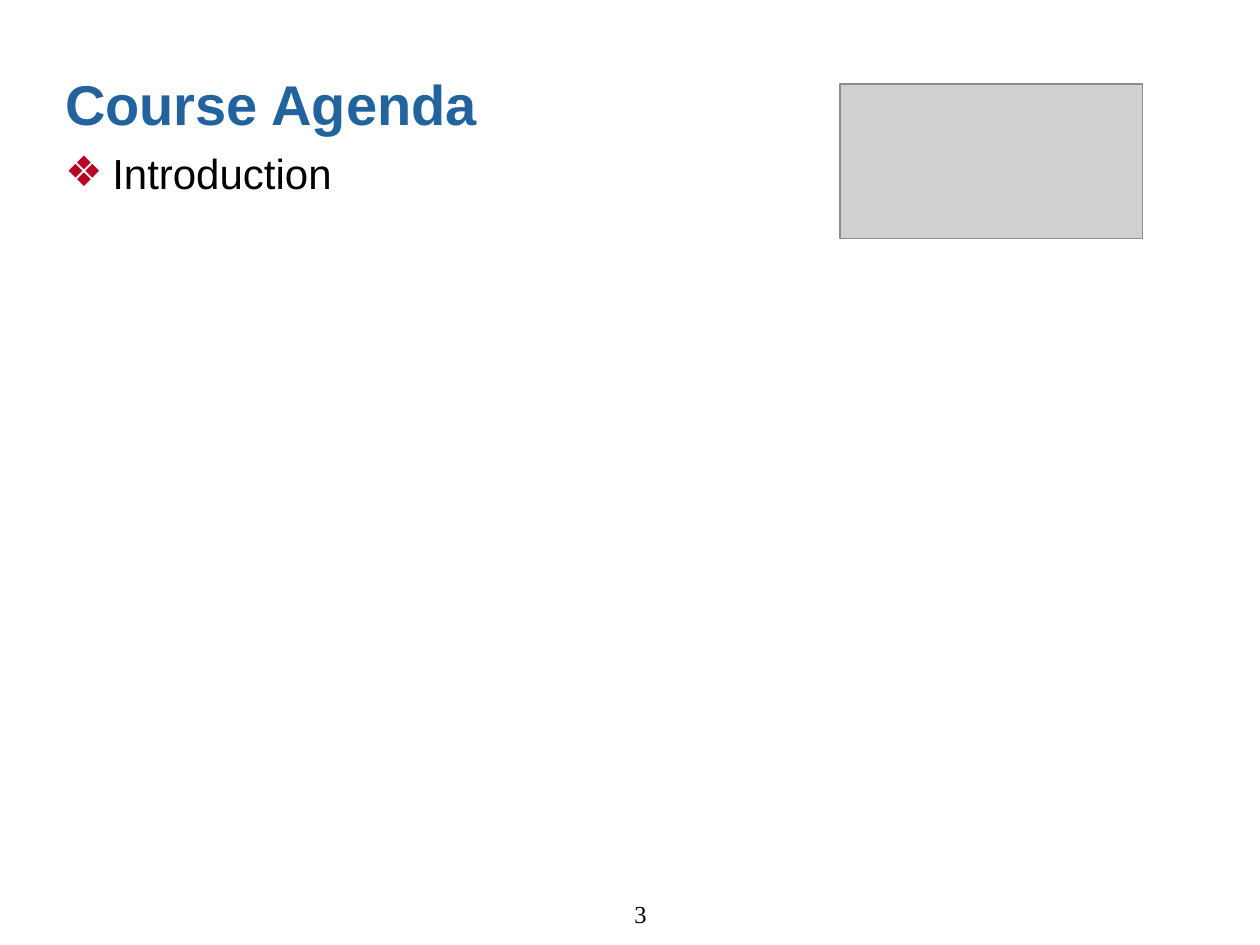
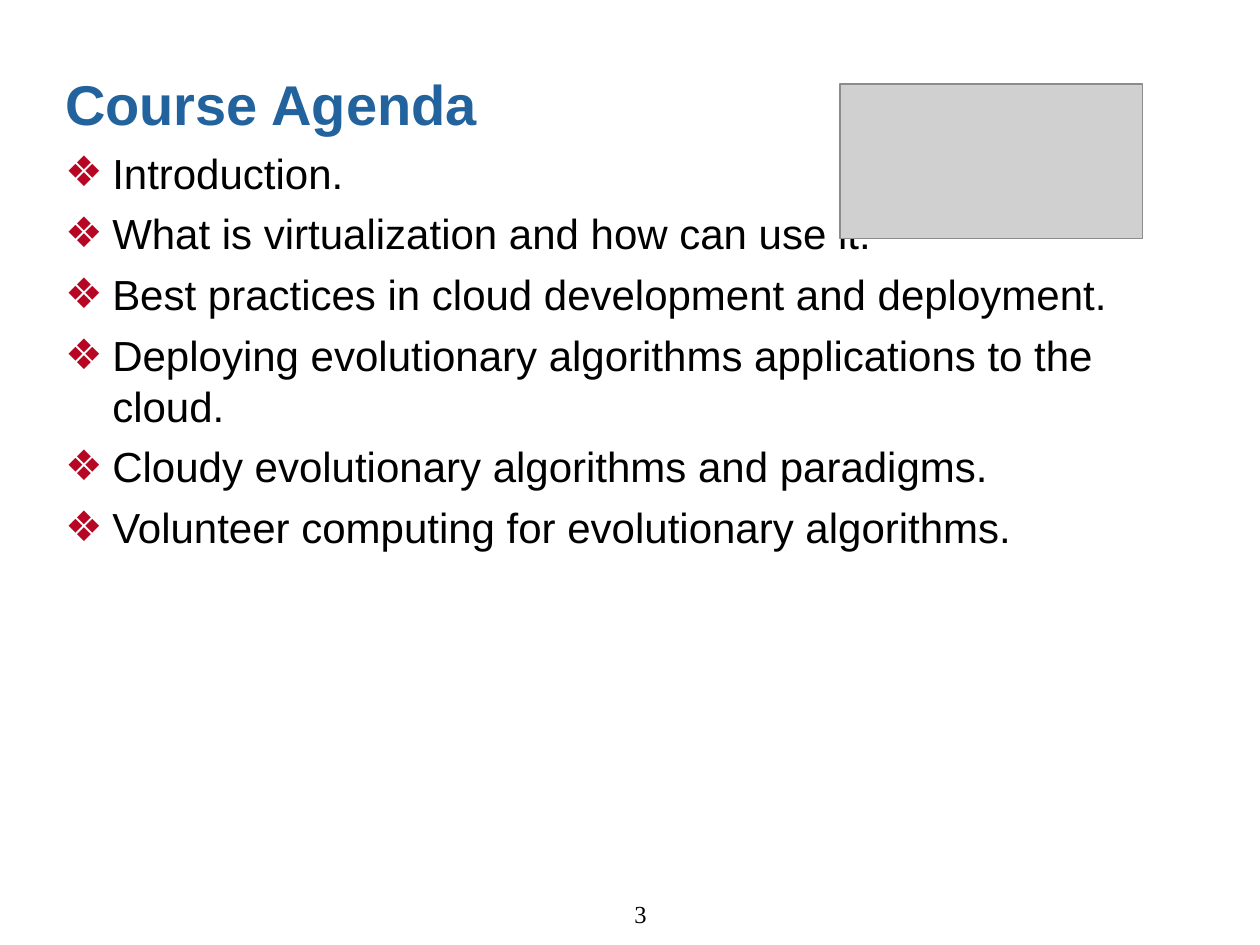
Before and after one commit to JJ/cloudy-ga, a slide deck: slide 3 of sample-slides.odp. Drawn at 1260x945 pixels with LibreOffice and Linux fonts; fonts in the diff are those of the drawing; grey boxes stand for pictures. Boxes give left, top, right and bottom in pixels: in the first picture for what was removed or moved away, otherwise in the second. Text is boxed around its words. In the diff, an @@ line names an element or a change of style, - is before the commit and + after.

```diff
--- a/sample-slides.odp
+++ b/sample-slides.odp
@@ text at bbox=[112, 158, 1107, 552]: text changed @@
-❖ Introduction
+❖ Introduction.
+❖ What is virtualization and how can use it.
+❖ Best practices in cloud development and deployment.
+❖ Deploying evolutionary algorithms applications to the cloud.
+❖ Cloudy evolutionary algorithms and paradigms.
+❖ Volunteer computing for evolutionary algorithms.
```
Also in this commit, not shown: 4 slides added.
